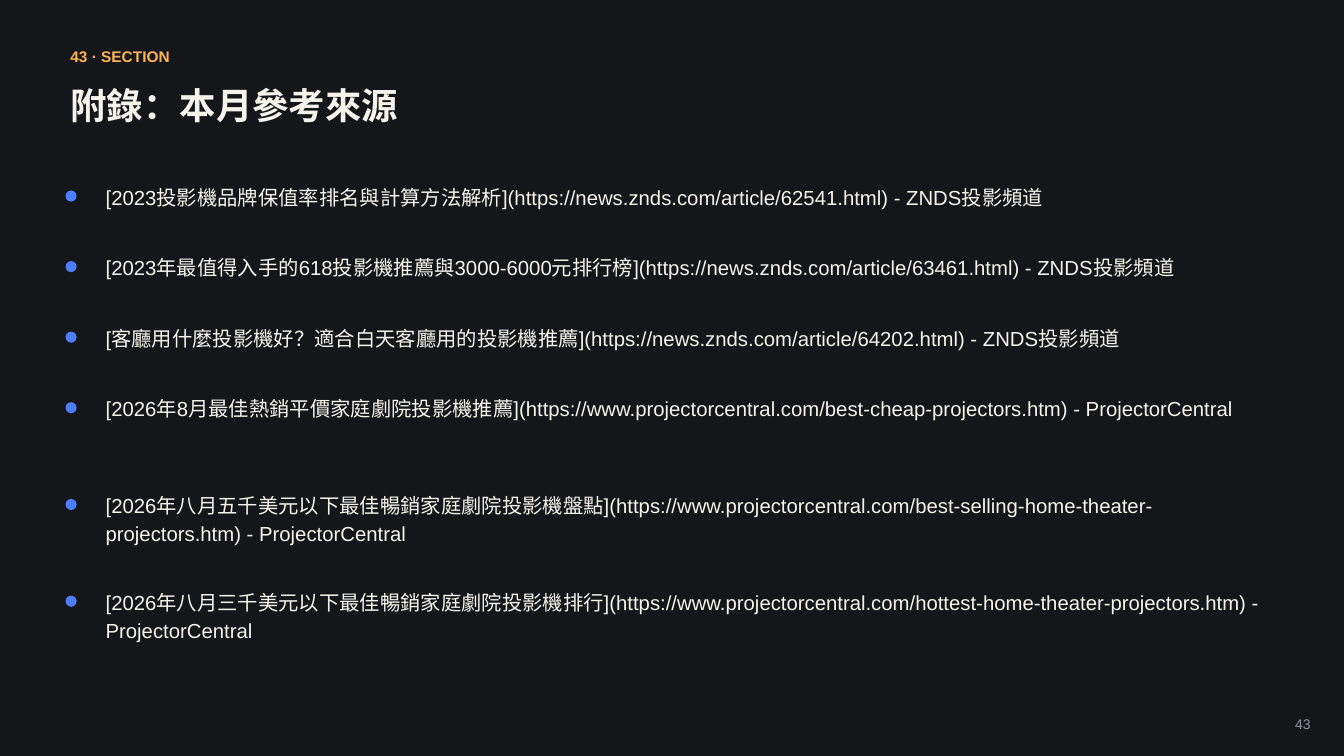
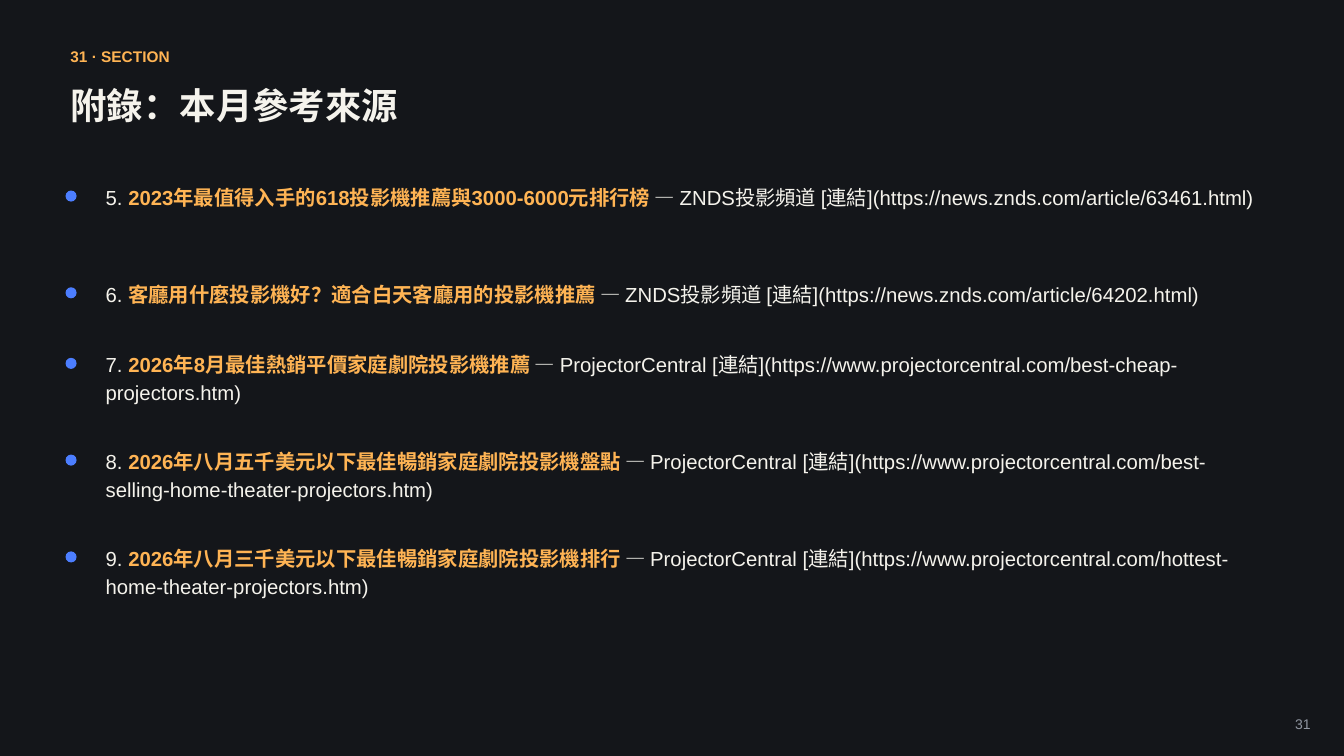
Before and after one commit to coffee30233-gif/Project-Insight, a slide deck: slide 31 of data/reports/2026-08.pptx (slide 43 before the commit). Drawn at 1344x756 pixels with LibreOffice and Linux fonts; fonts in the diff are those of the drawing. Boxes give left, top, right and bottom in pixels: in the first picture for what was removed or moved away, otherwise in the second. Text is boxed around its words. In the diff, an @@ line names an element or a change of style, - is before the commit and + after.

```diff
--- a/data/reports/2026-08.pptx
+++ b/data/reports/2026-08.pptx
@@ text at [70, 51, 170, 62]: text changed @@
-43 · SECTION
+31 · SECTION
@@ text at [106, 189, 1253, 210]: text changed @@
-[2023投影機品牌保值率排名與計算方法解析](https://news.znds.com/article/62541.html) - ZNDS投影頻道
+5. 2023年最值得入手的618投影機推薦與3000-6000元排行榜 — ZNDS投影頻道 [連結](https://news.znds.com/article/63461.html)
@@ text removed at [106, 259, 1174, 280] @@
-[2023年最值得入手的618投影機推薦與3000-6000元排行榜](https://news.znds.com/article/63461.html) - ZNDS投影頻道
@@ ellipse: place and size @@
-ellipse at [66, 261, 77, 272]
+ellipse at [66, 287, 77, 298]
@@ text at [106, 284, 1198, 307]: text changed @@
-[客廳用什麼投影機好？適合白天客廳用的投影機推薦](https://news.znds.com/article/64202.html) - ZNDS投影頻道
+6. 客廳用什麼投影機好？適合白天客廳用的投影機推薦 — ZNDS投影頻道 [連結](https://news.znds.com/article/64202.html)
@@ ellipse: place and size @@
-ellipse at [66, 332, 77, 343]
+ellipse at [66, 358, 77, 369]
@@ text added at [106, 356, 1177, 405], 14.5 pt, text #F5F3EC @@
+7. 2026年8月最佳熱銷平價家庭劇院投影機推薦 — ProjectorCentral [連結](https://www.projectorcentral.com/best-cheap-projectors.htm)
@@ ellipse: place and size @@
-ellipse at [66, 402, 77, 413]
+ellipse at [66, 455, 77, 466]
@@ text at [106, 453, 1206, 502]: text changed @@
-[2026年8月最佳熱銷平價家庭劇院投影機推薦](https://www.projectorcentral.com/best-cheap-projectors.htm) - ProjectorCentral
+8. 2026年八月五千美元以下最佳暢銷家庭劇院投影機盤點 — ProjectorCentral [連結](https://www.projectorcentral.com/best-selling-home-theater-projectors.htm)
@@ ellipse: place and size @@
-ellipse at [66, 499, 77, 510]
+ellipse at [66, 552, 77, 563]
@@ text at [106, 550, 1229, 599]: text changed @@
-[2026年八月五千美元以下最佳暢銷家庭劇院投影機盤點](https://www.projectorcentral.com/best-selling-home-theater-projectors.htm) - ProjectorCentral
+9. 2026年八月三千美元以下最佳暢銷家庭劇院投影機排行 — ProjectorCentral [連結](https://www.projectorcentral.com/hottest-home-theater-projectors.htm)
@@ ellipse removed at [66, 596, 77, 607] @@
@@ text removed at [106, 594, 1246, 643] @@
-[2026年八月三千美元以下最佳暢銷家庭劇院投影機排行](https://www.projectorcentral.com/hottest-home-theater-projectors.htm) - ProjectorCentral
@@ text at [1295, 719, 1311, 729]: text changed @@
-43
+31
```
Also in this commit, not shown: 32 other slides changed, 7 slides added, 25 slides removed, 3 other files.
